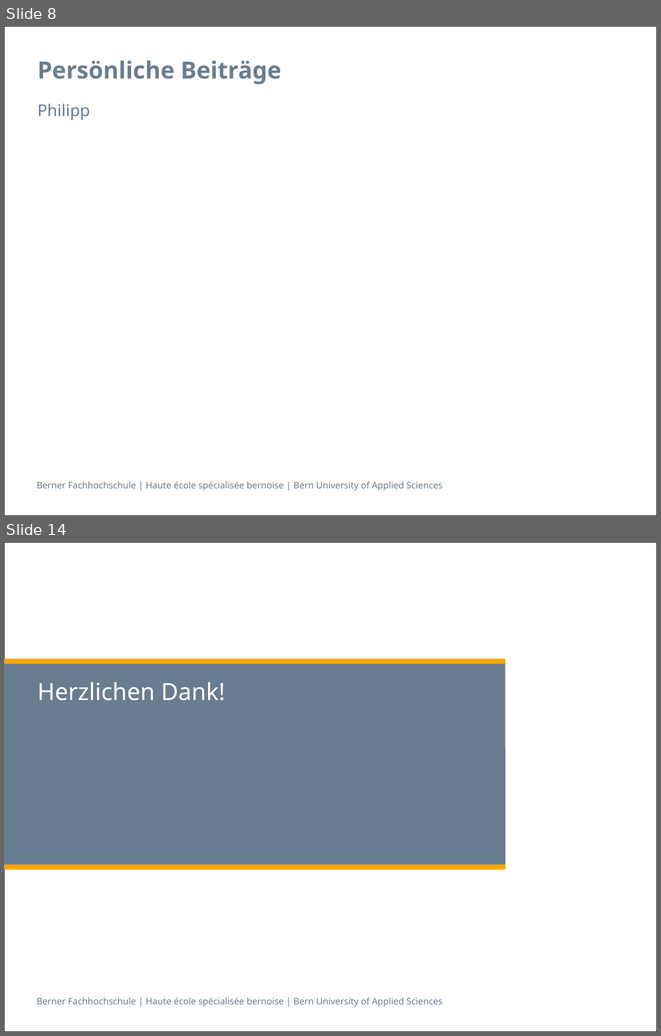
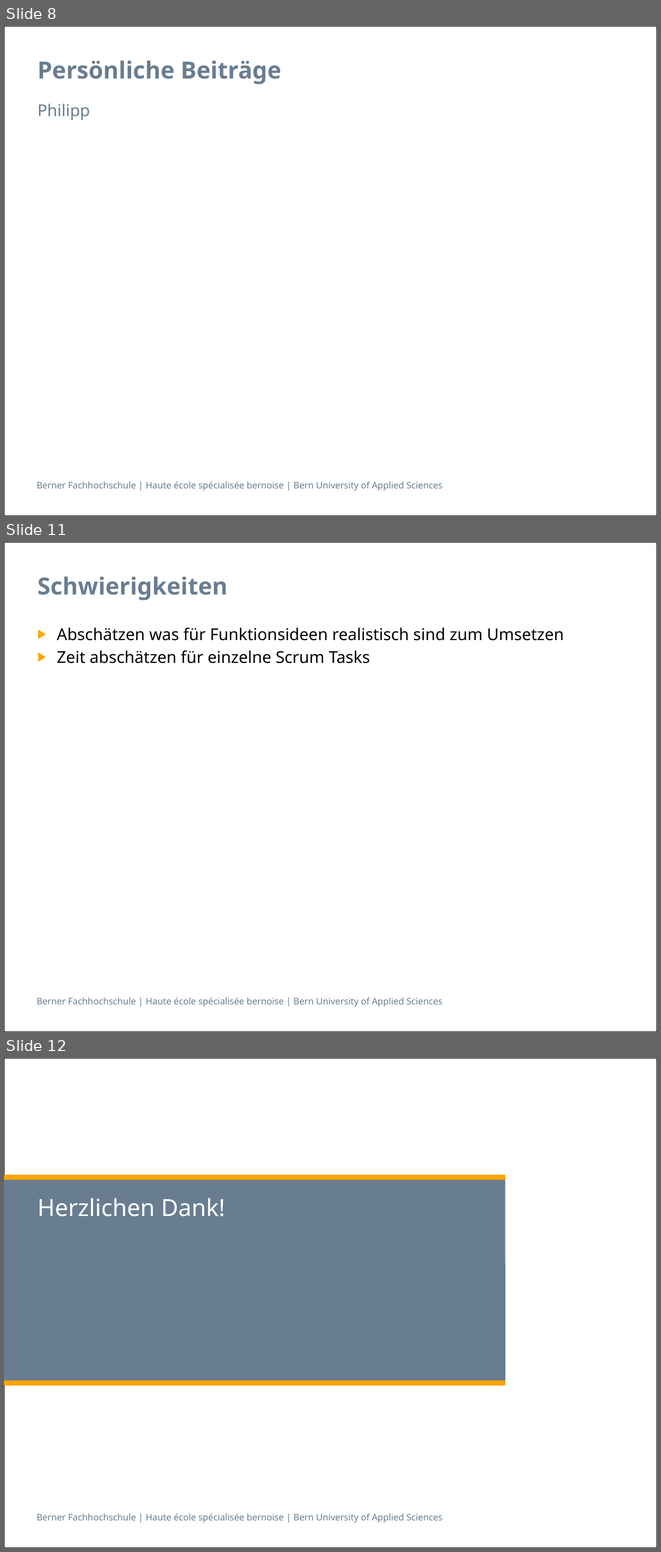
Before and after one commit to zyssm4/ch.bfh.btx8081.w2015.red, a slide deck: doc/Task14/task14_presentation Schlurp.pptx. Shown one above the other, each under a label of ours: slides 8 and 14 before the commit, slides 8, 11 and 12 after it; the slides between them are not shown. The pictures are 661x1036 and 661x1552 pixels, drawn with LibreOffice and Linux fonts; fonts in the diff are those of the drawing. Boxes give left, top, right and bottom in pixels: in the first picture for what was removed or moved away, otherwise in the second. Text is boxed around its words. In the diff, an @@ line names an element or a change of style, - is before the commit and + after.

```diff
--- a/doc/Task14/task14_presentation Schlurp.pptx
+++ b/doc/Task14/task14_presentation Schlurp.pptx
@@ slide 11 added at (4,542,657,1032), background #FFFFFF; not listed: 2 template elements that a slide beside it also shows @@
@@ title added at (37,576,228,600), 26 pt, text #697D91, bold @@
+Schwierigkeiten
@@ text added at (57,627,564,663), 18 pt, text #000000 @@
+▶ Abschätzen was für Funktionsideen realistisch sind zum Umsetzen
+▶ Zeit abschätzen für einzelne Scrum Tasks
@@ what was slide 14 is now slide 12 @@
```
Also in this commit, not shown: 2 slides changed, 2 other slides added, 5 slides removed.
